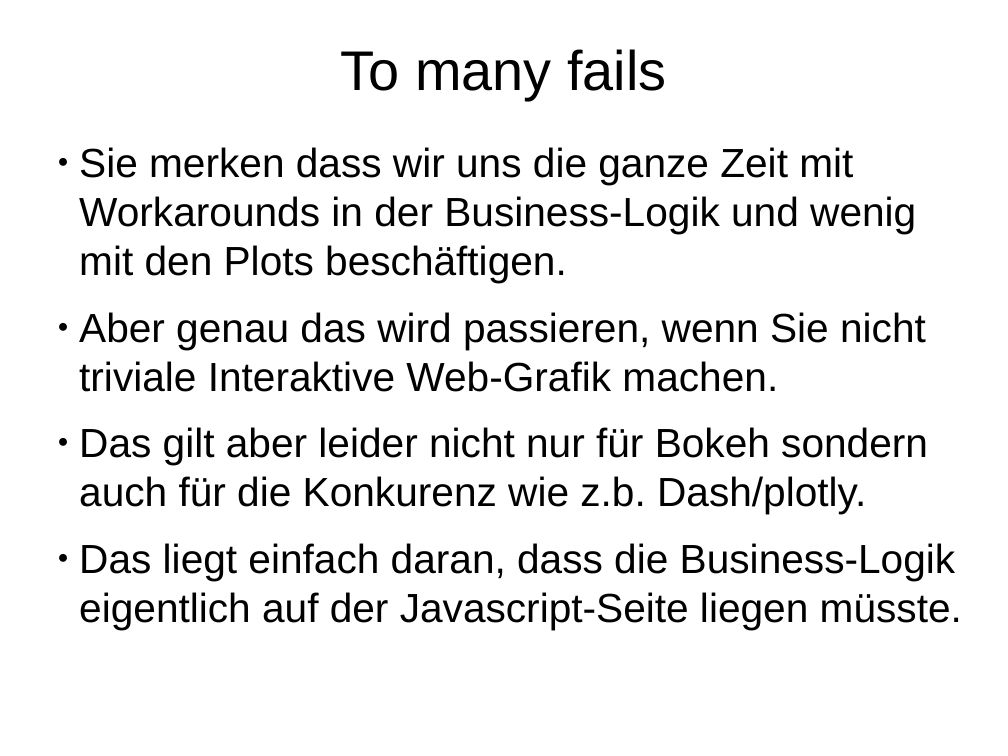
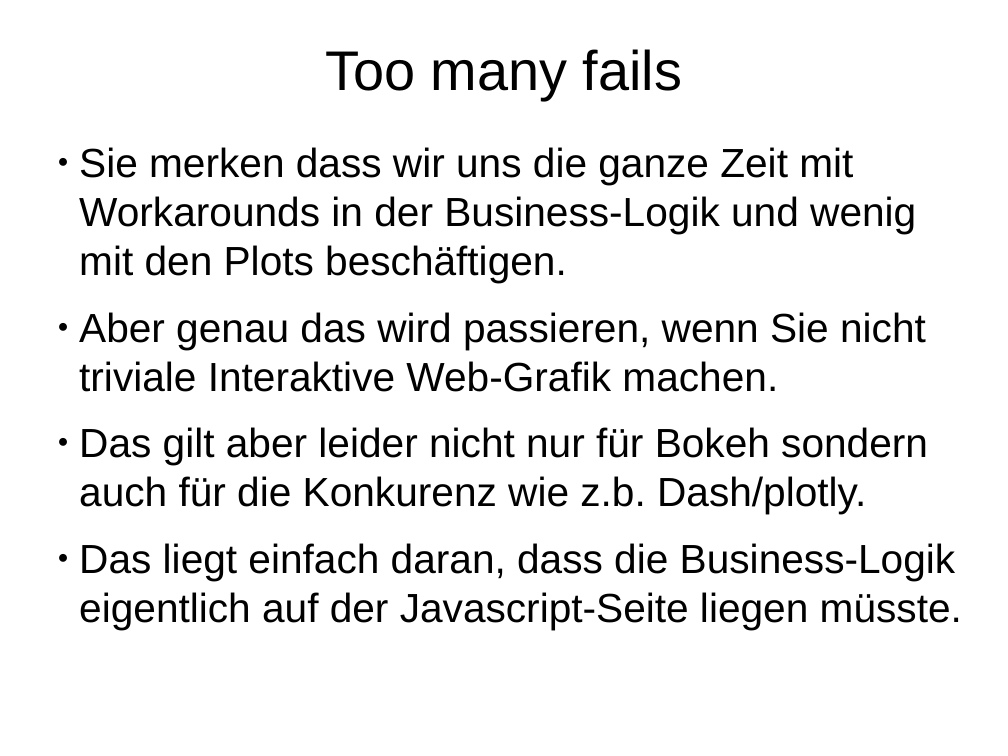
Before and after one commit to Inqbus/python_summit, a slide deck: slide 62 of vortrag/bokeh_sandra.odp. Drawn at 1008x756 pixels with LibreOffice and Linux fonts; fonts in the diff are those of the drawing. Boxes give left, top, right and bottom in pixels: in the first picture for what was removed or moved away, otherwise in the second. Text is boxed around its words. In the diff, an @@ line names an element or a change of style, - is before the commit and + after.

```diff
--- a/vortrag/bokeh_sandra.odp
+++ b/vortrag/bokeh_sandra.odp
@@ title at (325,49,682,100): text changed @@
-To many fails
+Too many fails
```
Also in this commit, not shown: 10 other slides changed, 1 slide added, 1 slide removed.
